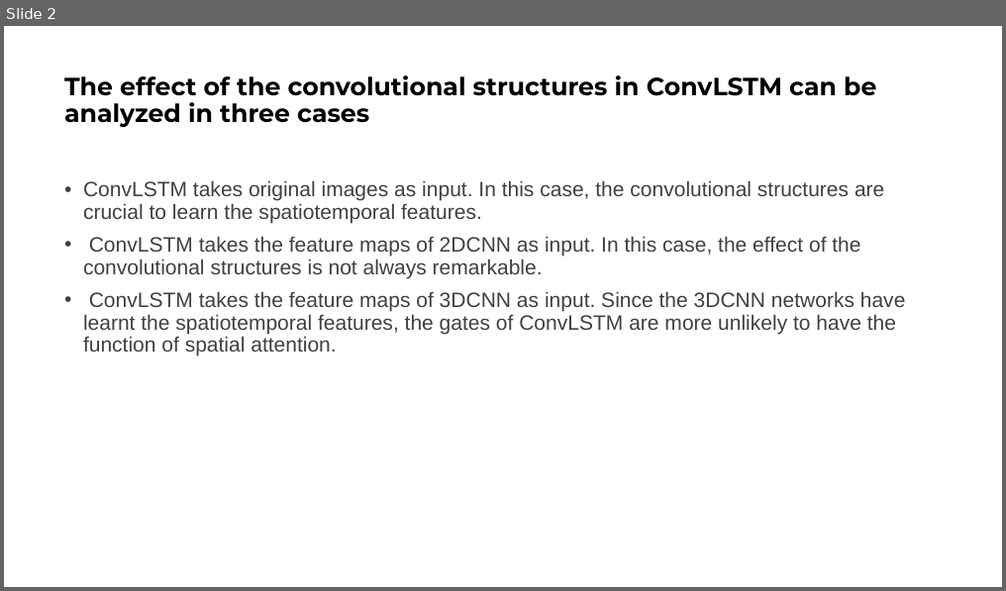
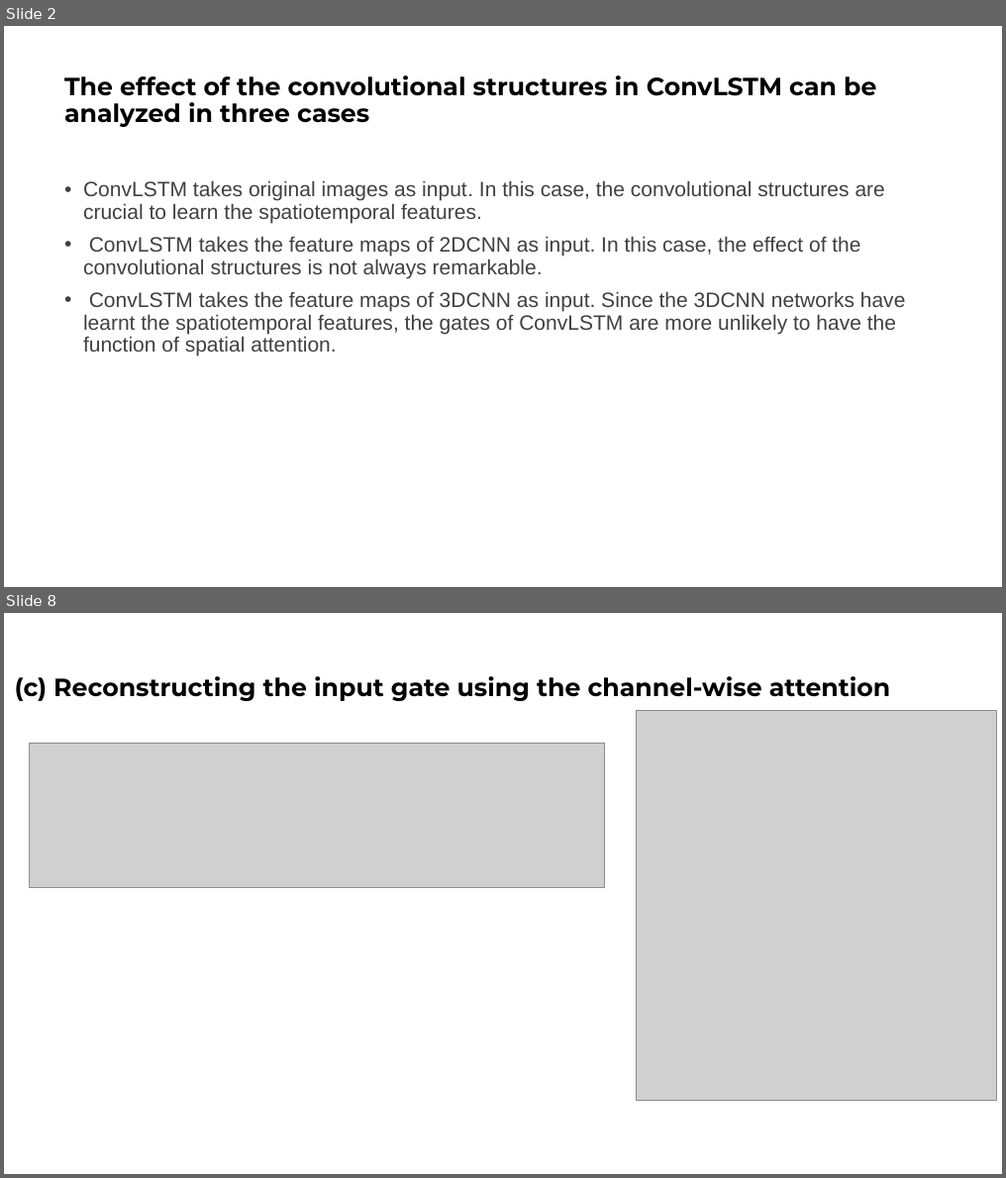
Before and after one commit to Adnios/DVS-gesture_recognition, a slide deck: Attention in Convolutional LSTM for Gesture Recognition.pptx. Shown one above the other, each under a label of ours: slide 2 before the commit, slides 2 and 8 after it; the slides between them are not shown. The pictures are 1006x591 and 1006x1178 pixels, drawn with LibreOffice and Linux fonts; fonts in the diff are those of the drawing; grey boxes stand for pictures. Boxes give left, top, right and bottom in pixels: in the first picture for what was removed or moved away, otherwise in the second. Text is boxed around its words. In the diff, an @@ line names an element or a change of style, - is before the commit and + after.

```diff
--- a/Attention in Convolutional LSTM for Gesture Recognition.pptx
+++ b/Attention in Convolutional LSTM for Gesture Recognition.pptx
@@ slide 8 added at box(4, 613, 1002, 1174), background #FFFFFF @@
@@ title added at box(15, 676, 891, 701), 24 pt, text #000000, bold @@
+(c) Reconstructing the input gate using the channel-wise attention
@@ picture added at box(637, 710, 997, 1100) @@
@@ picture added at box(30, 743, 604, 888) @@
```
Also in this commit, not shown: 2 slides changed, 8 other slides added.
